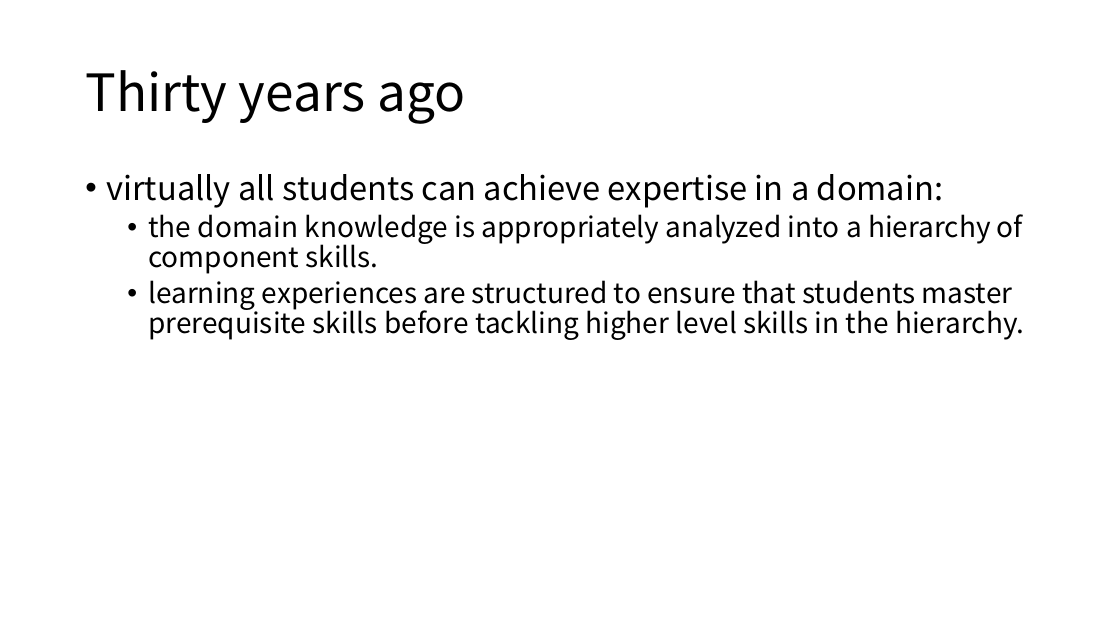
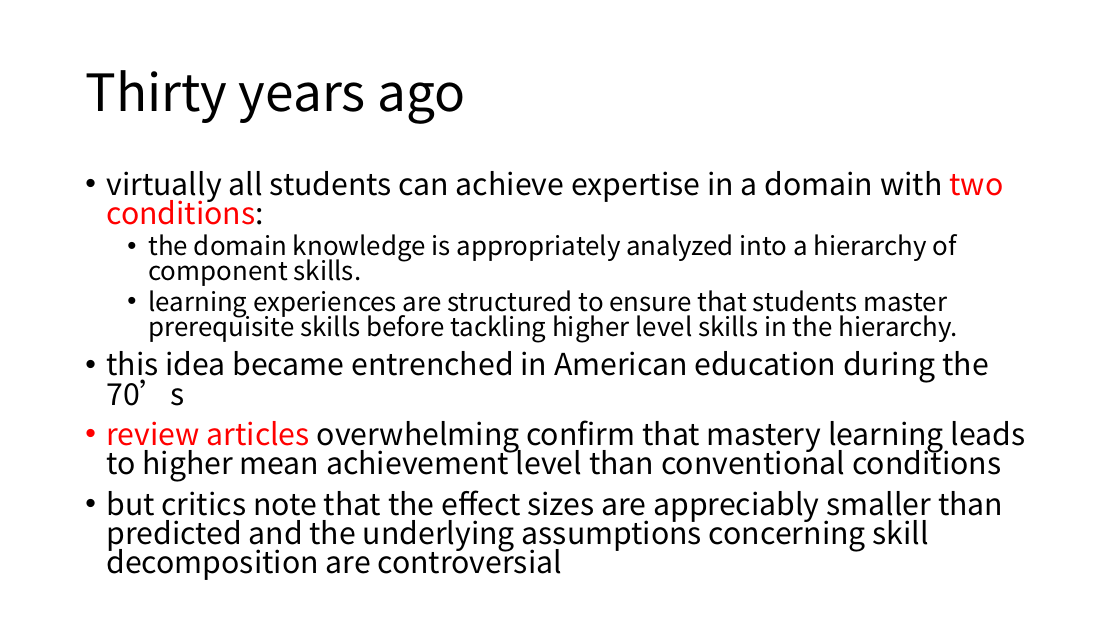
Before and after one commit to cloudspurs/klz, a slide deck: slide 4 of computer_science/statistics/model/hmm/bkt/papers/knowledge_tracing_modeling_the_acquisition_of_procedural_knowledge.pptx (slide 3 before the commit). Drawn at 1120x630 pixels with LibreOffice and Linux fonts; fonts in the diff are those of the drawing. Boxes give left, top, right and bottom in pixels: in the first picture for what was removed or moved away, otherwise in the second. Text is boxed around its words. In the diff, an @@ line names an element or a change of style, - is before the commit and + after.

```diff
--- a/computer_science/statistics/model/hmm/bkt/papers/knowledge_tracing_modeling_the_acquisition_of_procedural_knowledge.pptx
+++ b/computer_science/statistics/model/hmm/bkt/papers/knowledge_tracing_modeling_the_acquisition_of_procedural_knowledge.pptx
@@ text at <box>106,171,1004,225</box>: text changed; size 28 to 25.9 pt @@
-• virtually all students can achieve expertise in a domain:
+• virtually all students can achieve expertise in a domain with two conditions:
@@ text at <box>148,234,958,342</box>: size 24 to 22.2 pt in "the domain knowledge is appropriately analyzed into ...", "learning experiences are structured to ensure that ..."; line spacing 0.9 to 0.8 @@
@@ text at <box>106,351,1026,580</box>: paragraphs added @@
+• this idea became entrenched in American education during the 70’s
+• review articles overwhelming confirm that mastery learning leads to higher mean achievement level than conventional conditions
+• but critics note that the effect sizes are appreciably smaller than predicted and the underlying assumptions concerning skill decomposition are controversial
```
Also in this commit, not shown: 5 other slides changed, 35 slides added, 4 other files.
